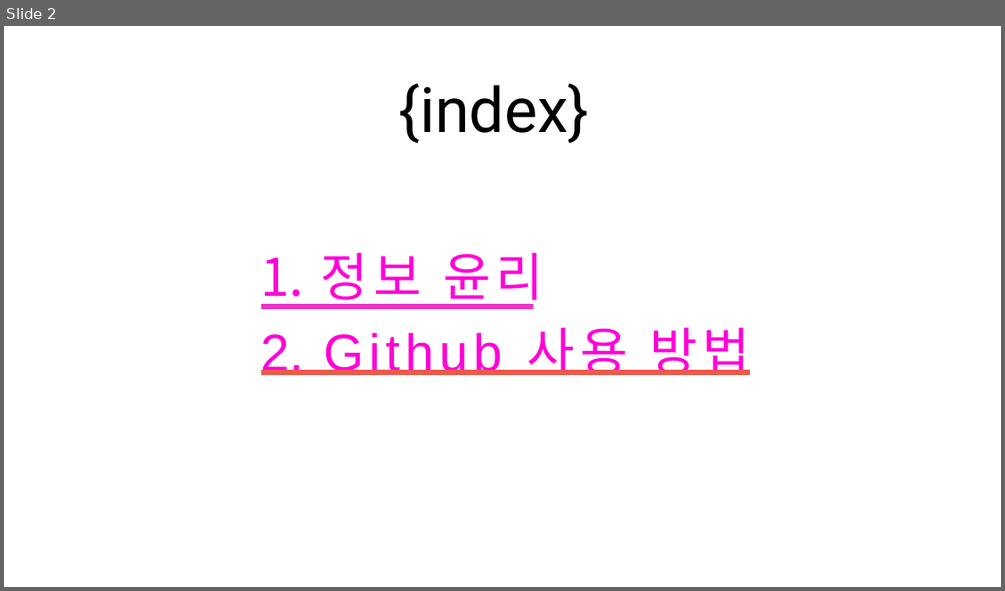
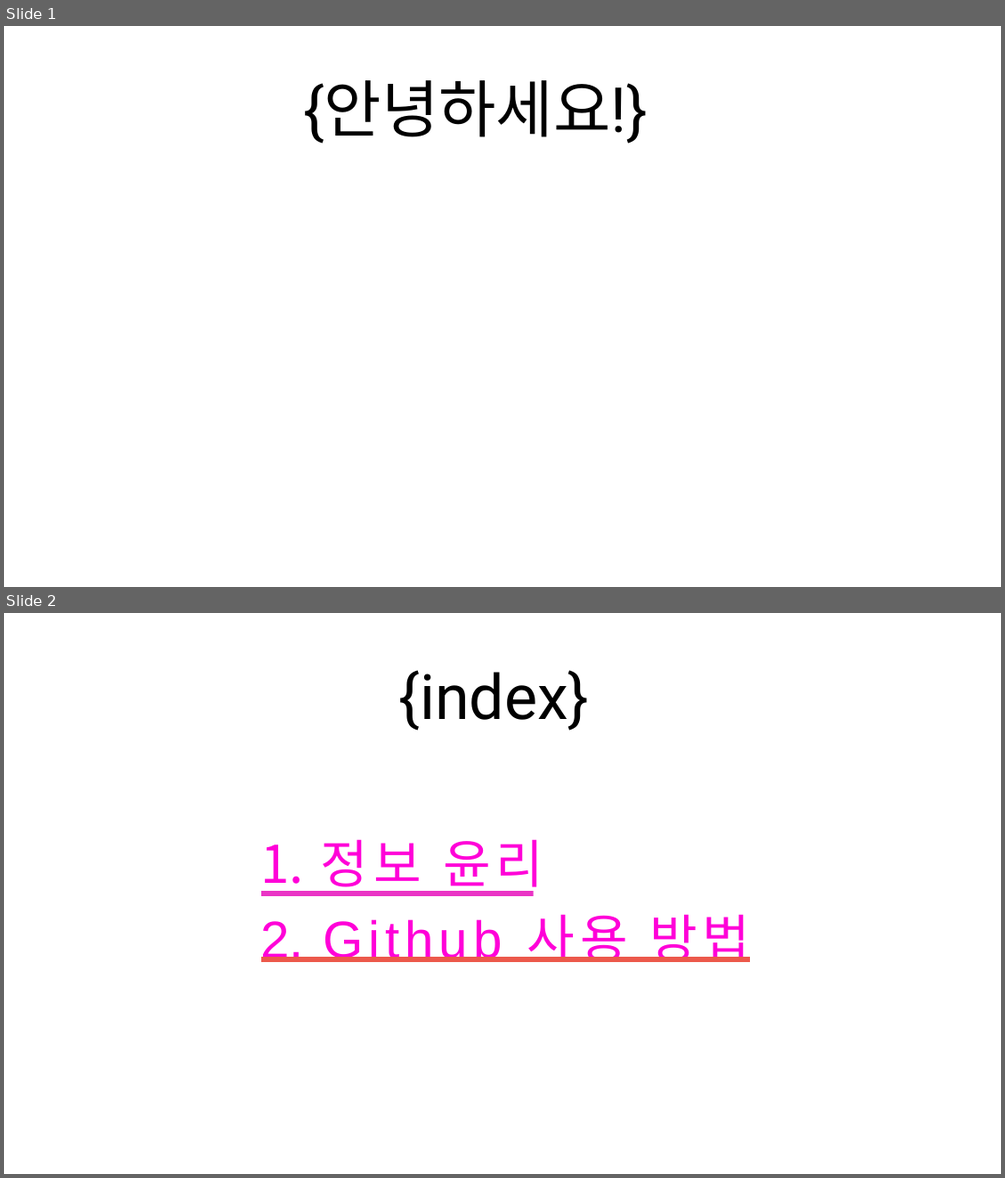
Before and after one commit to alus20/test, a slide deck: 동아리.pptx. Shown one above the other, each under a label of ours: slide 2 before the commit, slides 1 and 2 after it. The pictures are 1005x591 and 1005x1178 pixels, drawn with LibreOffice and Linux fonts; fonts in the diff are those of the drawing. Boxes give left, top, right and bottom in pixels: in the first picture for what was removed or moved away, otherwise in the second. Text is boxed around its words. In the diff, an @@ line names an element or a change of style, - is before the commit and + after.

```diff
--- a/동아리.pptx
+++ b/동아리.pptx
@@ slide 1 added at [4, 26, 1001, 587], background #FFFFFF @@
@@ text added at [303, 80, 647, 143], 120 pt, text #000000 @@
+{안녕하세요!}
```
Also in this commit, not shown: 10 slides changed, 1 slide removed.
